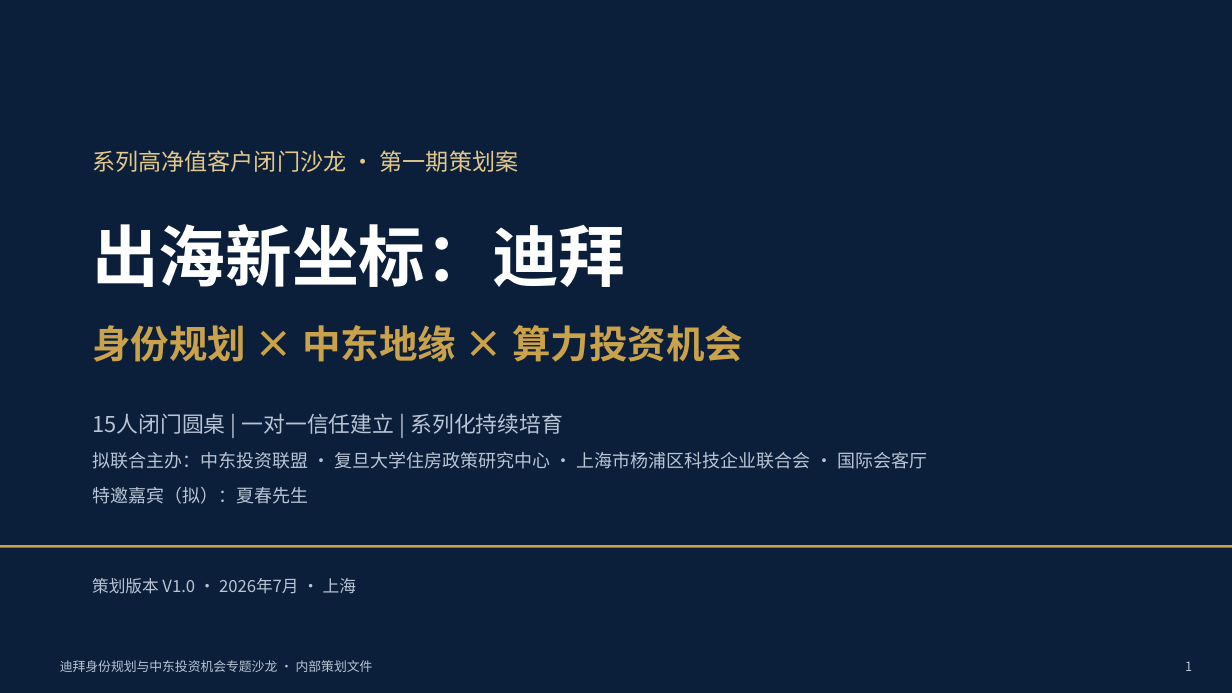
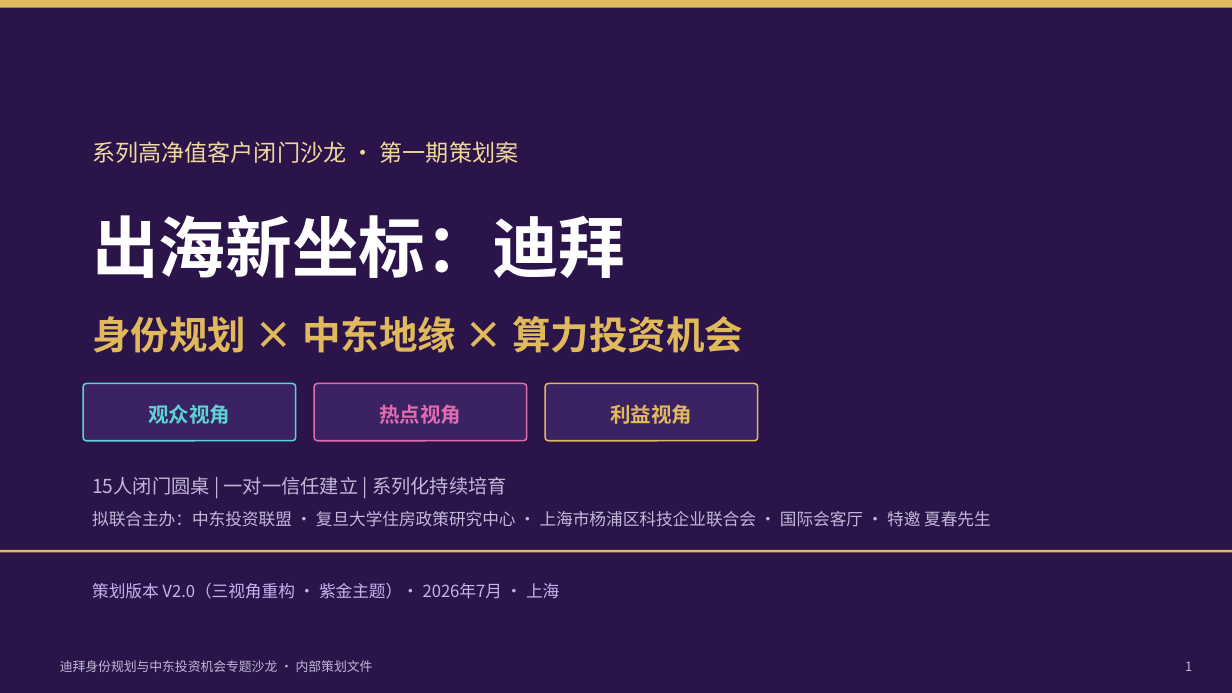
Before and after one commit to hujigang2010-maker/AIDEN, a slide deck: slide 1 of deliverables/迪拜专题沙龙-内容框架与议程.pptx. Drawn at 1232x693 pixels with LibreOffice and Linux fonts; fonts in the diff are those of the drawing. Boxes give left, top, right and bottom in pixels: in the first picture for what was removed or moved away, otherwise in the second. Text is boxed around its words. In the diff, an @@ line names an element or a change of style, - is before the commit and + after.

```diff
--- a/deliverables/迪拜专题沙龙-内容框架与议程.pptx
+++ b/deliverables/迪拜专题沙龙-内容框架与议程.pptx
@@ background #0B1F3A to #2A144A @@
@@ rectangle: place and size @@
-rectangle at bbox=[0, 545, 1232, 548]
+rectangle at bbox=[0, 0, 1232, 7]
@@ rectangle at bbox=[0, 0, 1232, 7]: fill #C9A24B to #E0B95C @@
@@ text "系列高净值客户闭门沙龙 · 第一期策划案": place and size @@
-text "系列高净值客户闭门沙龙 · 第一期策划案" at bbox=[92, 150, 519, 172]
+text "系列高净值客户闭门沙龙 · 第一期策划案" at bbox=[92, 141, 519, 163]
@@ text "系列高净值客户闭门沙龙 · 第一期策划案" at bbox=[92, 141, 519, 163]: text colour #E3C88A to #F0D99E @@
@@ text "出海新坐标：迪拜": place and size @@
-text "出海新坐标：迪拜" at bbox=[92, 224, 743, 362]
+text "出海新坐标：迪拜" at bbox=[92, 215, 743, 353]
@@ text at bbox=[92, 316, 743, 353]: text colour #C9A24B to #E0B95C in "身份规划 × 中东地缘 × 算力投资机会" @@
@@ rounded rectangle added at bbox=[83, 384, 296, 441], fill #3A2263, outline #5ED3D3 1.2 pt @@
@@ rounded rectangle added at bbox=[314, 384, 527, 441], fill #3A2263, outline #E06CB0 1.2 pt @@
@@ rounded rectangle added at bbox=[545, 384, 758, 441], fill #3A2263, outline #E0B95C 1.2 pt @@
@@ text added at bbox=[148, 404, 230, 424], 16 pt, text #5ED3D3, bold @@
+观众视角
@@ text added at bbox=[379, 404, 461, 424], 16 pt, text #E06CB0, bold @@
+热点视角
@@ text added at bbox=[610, 404, 692, 424], 16 pt, text #E0B95C, bold @@
+利益视角
@@ text "15人闭门圆桌 | 一对一信任建立 | 系列化持续培育": place and size @@
-text "15人闭门圆桌 | 一对一信任建立 | 系列化持续培育" at bbox=[92, 413, 927, 504]
+text "15人闭门圆桌 | 一对一信任建立 | 系列化持续培育" at bbox=[92, 477, 991, 527]
@@ text at bbox=[92, 477, 507, 495]: size 17 to 15 pt, text colour #B9C4D4 to #C3B8DA in "15人闭门圆桌 | 一对一信任建立 | 系列化持续培育"; less space between paragraphs @@
@@ text at bbox=[92, 511, 991, 527]: text changed; size 14 to 13 pt; text colour #B9C4D4 to #C3B8DA @@
-拟联合主办：中东投资联盟 · 复旦大学住房政策研究中心 · 上海市杨浦区科技企业联合会 · 国际会客厅
-特邀嘉宾（拟）：夏春先生
+拟联合主办：中东投资联盟 · 复旦大学住房政策研究中心 · 上海市杨浦区科技企业联合会 · 国际会客厅 · 特邀 夏春先生
@@ rectangle added at bbox=[0, 550, 1232, 553], fill #E0B95C @@
@@ text at bbox=[92, 583, 559, 599]: text changed; text colour #B9C4D4 to #C7B2F0 @@
-策划版本 V1.0 · 2026年7月 · 上海
+策划版本 V2.0（三视角重构 · 紫金主题）· 2026年7月 · 上海
@@ text "迪拜身份规划与中东投资机会专题沙龙 · 内部策划文件" at bbox=[60, 660, 373, 672]: text colour #B9C4D4 to #C3B8DA @@
@@ text "1" at bbox=[1185, 661, 1192, 671]: text colour #B9C4D4 to #C3B8DA @@
```
Also in this commit, not shown: 12 other slides changed, 4 slides added, 1 slide removed, 4 other files.
